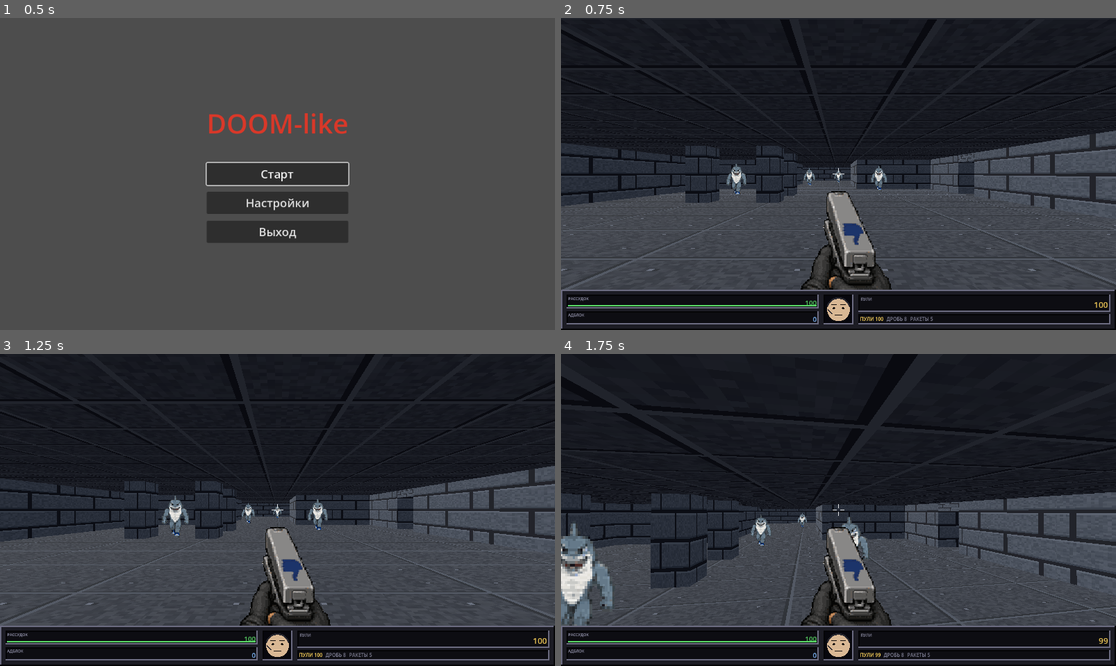
Above: before the commit, frames 1-4 (two rows, left to right).
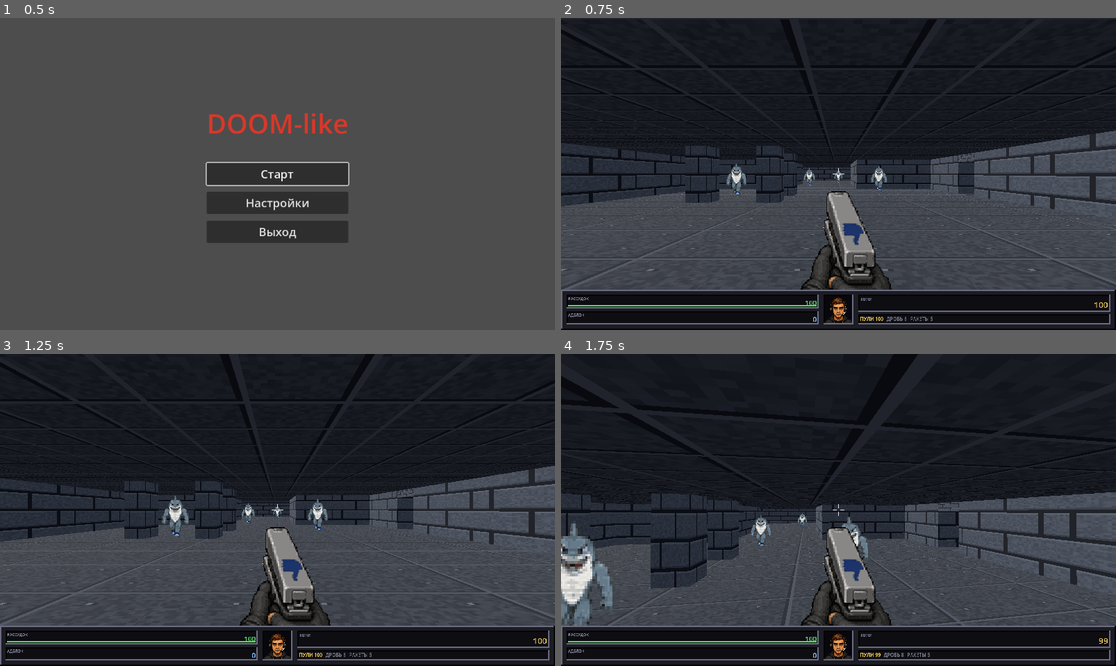
Above: after the commit, the same moments.

Repository: Rognlosh/DoomGodotYandex
Game: Godot game, scene res://scenes/game/game.tscn
The game is run twice, just before and just after one commit, with the same random seed, the same clock (stepped at 60 frames per second) and the same inputs.
Inputs (mouse positions are in pixels of both pictures, inside the frame that each line leads up to):
- Up to frame 1 (0.5 s): no input
- Up to frame 2 (0.75 s): click "Старт" at 0.5 s
- Up to frame 3 (1.25 s): no input
- Up to frame 4 (1.75 s): move the mouse to (866, 510) at 1.27 s; press the mouse at (866, 510) at 1.28 s; hold W (move_forward) from 1.28 s (still down); tap Space (jump) at 1.52 s

Frame 1 is identical in both runs. In frame 2, 0.4% of the frame differs, in the area x 1-99%, y 89-98%; in frame 3, 0.4%; in frame 4, 0.4%.

Commit message:
feat: пиксель-арт мугшота — 6 лиц сисадмина (стрип) + пакер, назначен в HUD

Diff:
--- a/scenes/ui/hud.gd
+++ b/scenes/ui/hud.gd
@@ -74,6 +74,8 @@
 func _ready() -> void:
 	# Не перехватываем мышь — клики/выстрелы идут мимо HUD к игре.
 	mouse_filter = Control.MOUSE_FILTER_IGNORE
+	# Пиксель-арт мугшота рисуется без сглаживания (векторные фигуры не задевает).
+	texture_filter = CanvasItem.TEXTURE_FILTER_NEAREST
 	# Перерисовка при ресайзе окна (важно для веба).
 	resized.connect(queue_redraw)
 
--- a/scenes/ui/hud.tscn
+++ b/scenes/ui/hud.tscn
@@ -1,6 +1,7 @@
 [gd_scene format=3 uid="uid://bmcwnnt85t56w"]
 
 [ext_resource type="Script" uid="uid://dgrnt1kdw5gtp" path="res://scenes/ui/hud.gd" id="1_0mwgc"]
+[ext_resource type="Texture2D" uid="uid://c7mug8sd1fax2" path="res://assets/sprites/mugshot_sysadmin.png" id="2_mug"]
 
 [node name="HUD" type="CanvasLayer" unique_id=1880468031]
 
@@ -12,3 +13,4 @@
 grow_horizontal = 2
 grow_vertical = 2
 script = ExtResource("1_0mwgc")
+mugshot_strip = ExtResource("2_mug")
Binary file added: assets/sprites/mugshot_sysadmin.png
Not shown, added: assets/sprites/mugshot_sysadmin.png.import
Not shown, added: tools/pack_mugshot_strip.py
